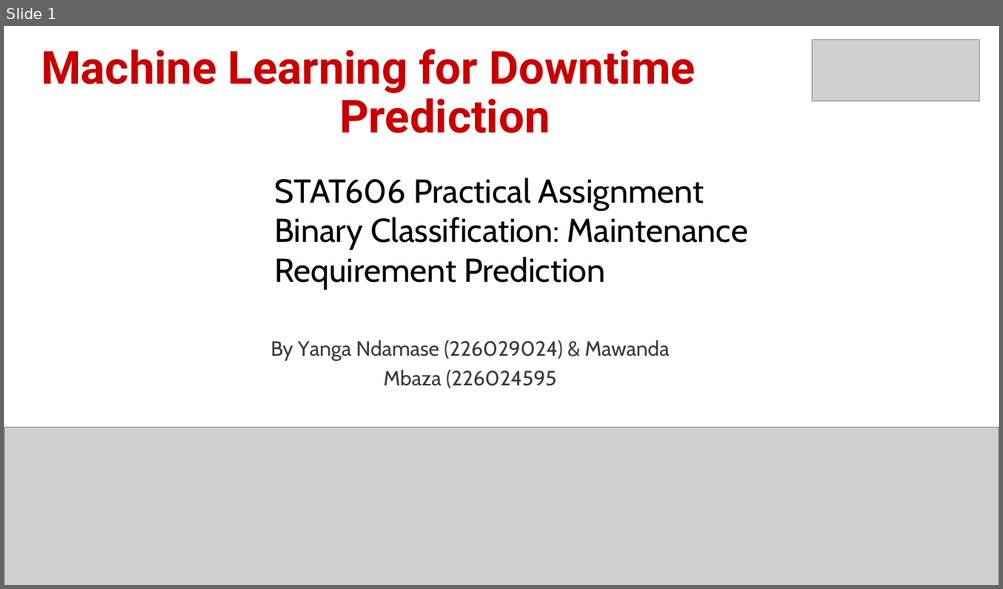
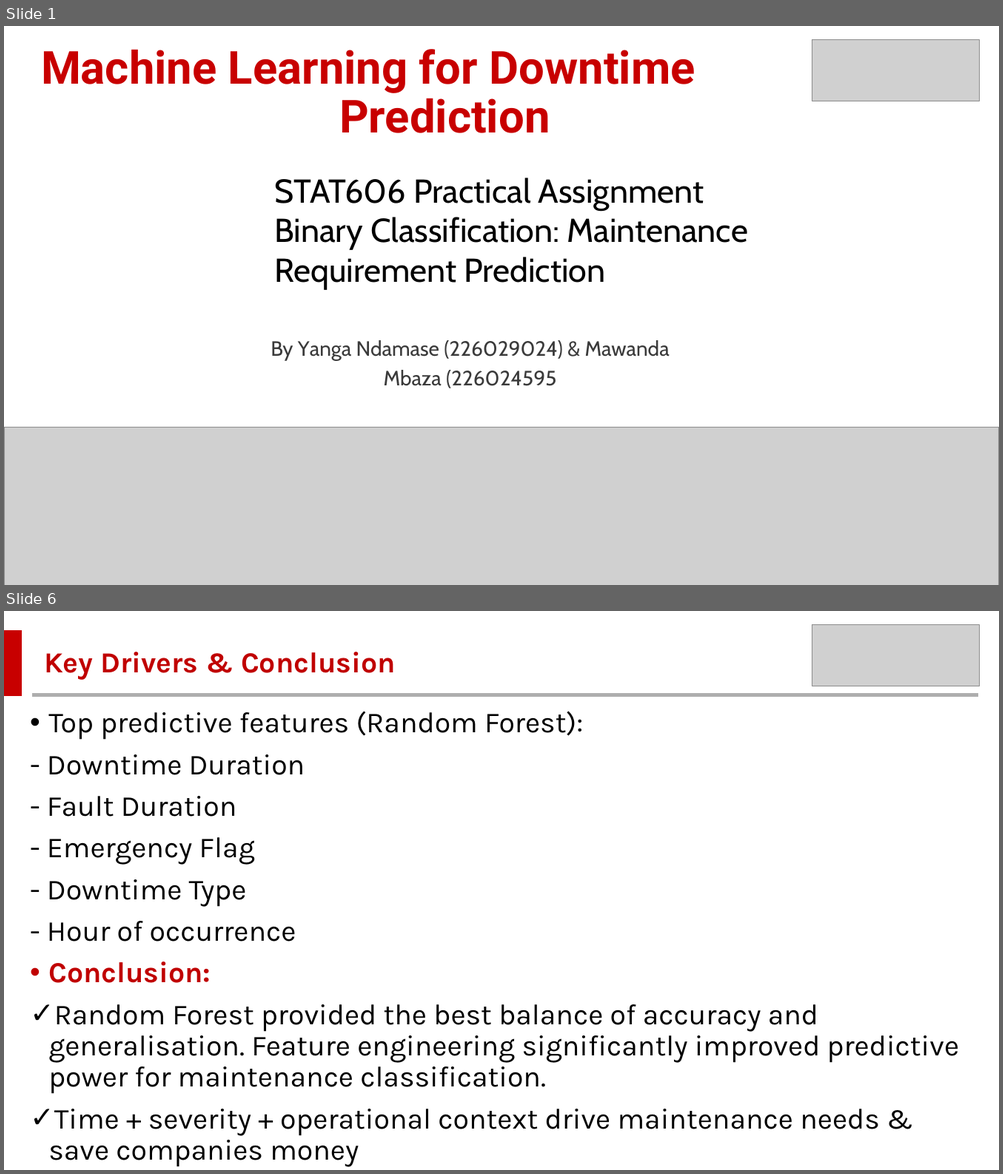
Before and after one commit to MMawande/STAT606-Machine-Learning-Assignment, a slide deck: Binary Classification 606.pptx. Shown one above the other, each under a label of ours: slide 1 before the commit, slides 1 and 6 after it; the slides between them are not shown. The pictures are 1003x589 and 1003x1174 pixels, drawn with LibreOffice and Linux fonts; fonts in the diff are those of the drawing; grey boxes stand for pictures. Boxes give left, top, right and bottom in pixels: in the first picture for what was removed or moved away, otherwise in the second. Text is boxed around its words. In the diff, an @@ line names an element or a change of style, - is before the commit and + after.

```diff
--- a/Binary Classification 606.pptx
+++ b/Binary Classification 606.pptx
@@ slide 6 added at (x1=4, y1=611, x2=999, y2=1170), background #FFFFFF @@
@@ rectangle added at (x1=4, y1=631, x2=21, y2=695), fill #C80000, outline #C80000 1.5 pt @@
@@ picture added at (x1=812, y1=625, x2=979, y2=686) @@
@@ text added at (x1=44, y1=652, x2=395, y2=680), 28 pt, text #C00000, bold @@
+Key Drivers & Conclusion
@@ line added from (32, 695) to (978, 695), #AEAEAE 3 pt @@
@@ text added at (x1=47, y1=711, x2=959, y2=1167), 28 pt, text #000000 @@
+• Top predictive features (Random Forest):
+- Downtime Duration
+- Fault Duration
+- Emergency Flag
+- Downtime Type
+- Hour of occurrence
+• Conclusion:
+✓ Random Forest provided the best balance of accuracy and generalisation. Feature engineering significantly improved predictive power for maintenance classification.
+✓ Time + severity + operational context drive maintenance needs & save companies money
```
Also in this commit, not shown: 3 slides changed, 1 other slide added, 3 other files.
